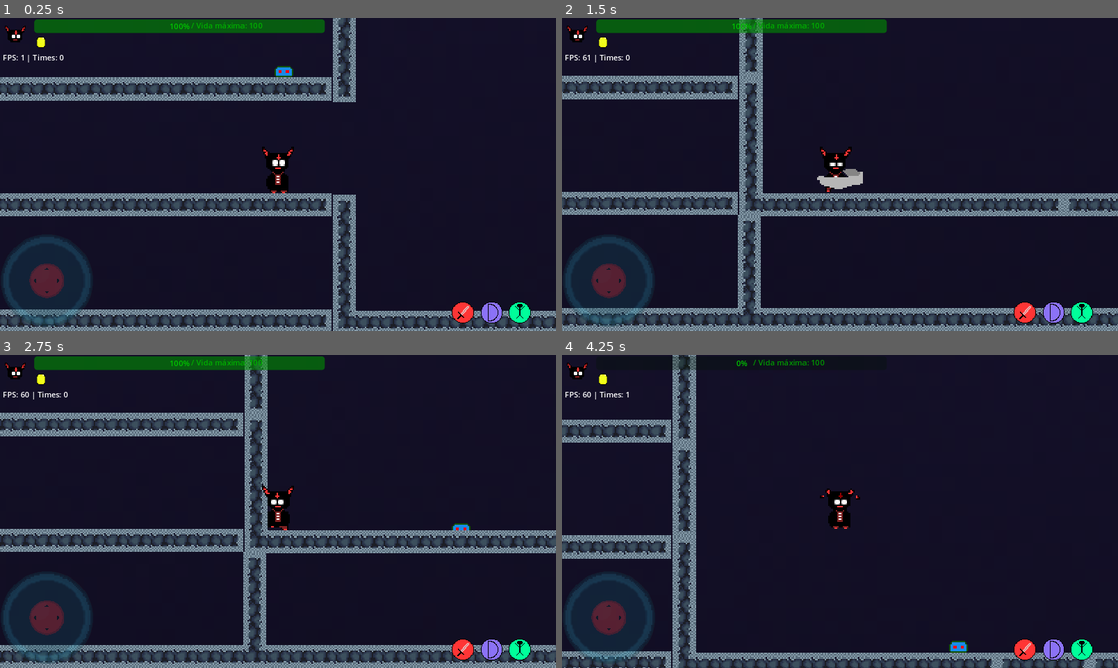
Above: before the commit, frames 1-4 (two rows, left to right).
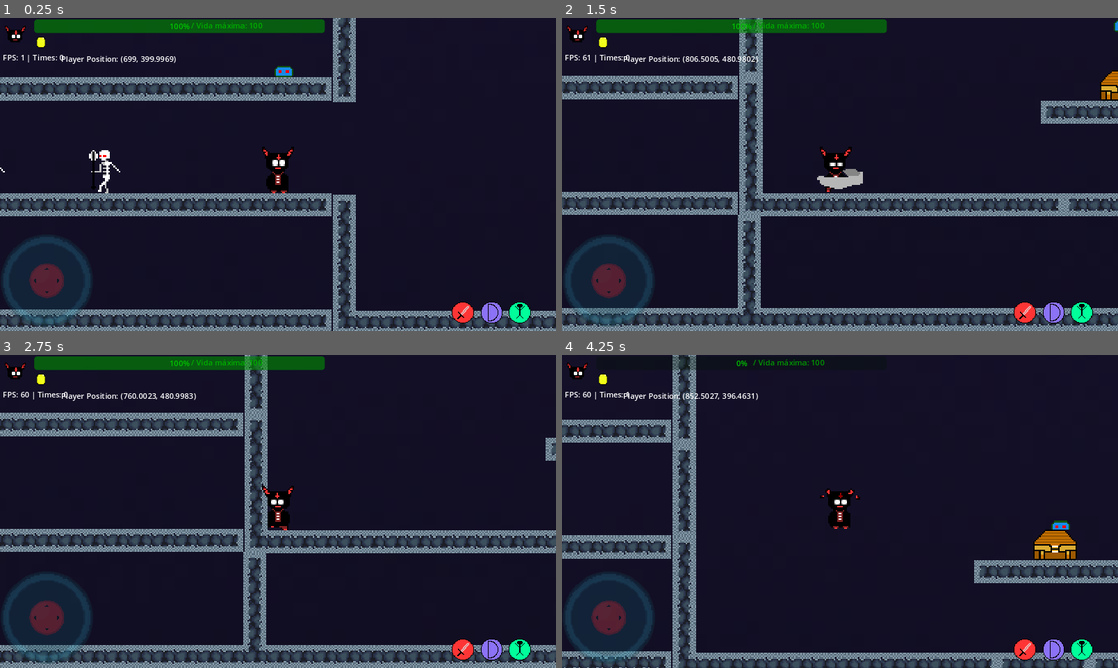
Above: after the commit, the same moments.

Repository: joaomoraski/proj-dev-jogos
Game: Godot game, scene res://world.tscn
Same seed, same stepped clock (60 frames per second), same inputs: the game is played once before the commit and once after it.
Inputs (mouse positions are in pixels of both pictures, inside the frame that each line leads up to):
- Up to frame 1 (0.25 s): no input
- Up to frame 2 (1.5 s): move the mouse to (962, 158) at 0.52 s; hold Right (ui_right) 0.53-1.25 s; tap 1 (Attack) at 0.6 s; click (962, 158) at 0.67 s; tap Up (ui_up) at 0.77 s; drag from (728, 190) to (867, 174) at 1.27 s
- Up to frame 3 (2.75 s): move the mouse to (333, 442) at 2.02 s; hold Left (ui_left) from 2.03 s (still down); tap Shift (dash) at 2.1 s; tap 1 (Attack) at 2.3 s
- Up to frame 4 (4.25 s): release Left (ui_left) at 2.75 s; drag from (812, 574) to (895, 370) at 2.77 s; move the mouse to (1006, 558) at 3.52 s; hold Right (ui_right) from 3.53 s (still down); tap 8 (hard) at 3.6 s; tap Up (ui_up) at 3.77 s; tap 1 (Attack) at 3.8 s; tap F1 (die) at 4.15 s

The runs differ from the first frame. In frame 1, 0.4% of the frame differs, in the area x 0-32%, y 12-56%; in frame 2, 1.4%; in frame 3, 0.4%; in frame 4, 2.8%, in the area x 11-100%, y 12-96%.

Commit message:
adicionando e modificando o script do esqueleto, criando o bau e adicionando e em lhorando o codigo da sala

Diff:
--- a/souls-of-the-hollow/Enemies/Skeleton/skeleton.gd
+++ b/souls-of-the-hollow/Enemies/Skeleton/skeleton.gd
@@ -6,15 +6,16 @@
 enum SkeletonStates {MOVE, ATTACK, DEAD, HURT} # Array padrao, 0, 1, 2, 3 , HURT, DEAD
 var CurrentState = SkeletonStates.MOVE # Estado atual do personagem
 
-
-var speed = 28
-const BASE_HEALTH = 180
-const BASE_DAMAGE = 25
+var speed = 20
+const BASE_HEALTH = 100
+const BASE_DAMAGE = 10
 var _is_moving_left: bool = true
 var _can_attack: bool = true
 var _can_move: bool = true
 var cooldown_time: float = 1.5  # Tempo de cooldown em segundos
 var cooldown_timer: float = 0.0  # Temporizador para controlar o cooldown
+var is_from_spawner: bool = false
+signal die_on_spawner
 
 var health = 180
 var damage = 25
@@ -35,15 +36,24 @@
 	_player = player
 
 func setup():
+#	var prob_black_slime = 40 # %
 	set_player(game_controller._player)
 	var times = game_controller.times_finished
+	var multiplier = 0.05 * times
 	if times:
-		var multiplier = 0.05 * times
 		health += BASE_HEALTH * multiplier
 		damage += BASE_DAMAGE * multiplier
 		game_controller.setup_enemy_damage("Skeleton", damage)
+#	if game_controller.actual_stage > 1 and randf_range(0,100) < prob_black_slime:
+#		health += (25 * (multiplier if multiplier else 1))
+#		damage += (7 * (multiplier if multiplier else 1))
+#		$AttackBox.remove_from_group("Slime")
+#		$AttackBox.add_to_group("BlackSlime")
+#		$Sprite2D.modulate = Color(1, 0, 0, 1)
+#		game_controller.setup_enemy_damage("BlackSlime", damage)
 
 func _physics_process(delta):
+	# Logica para ele nao ficar preso na mesma posição caso algo o trave
 	if anterior_position == position and not player_is_on_area and CurrentState != SkeletonStates.ATTACK:
 		invert_moving()
 	anterior_position = position
@@ -66,6 +76,9 @@
 		$CollisionShape2D.disabled = true
 		$Hitbox/CollisionShape2D.disabled = true
 		await $AnimationPlayer.animation_finished
+		if is_from_spawner:
+			emit_signal("die_on_spawner")
+			is_from_spawner = false
 		queue_free()
 
 func attack_logic(delta):
@@ -86,19 +99,26 @@
 func _get_direction():
 	return Vector2(randf_range(-1, 1), -randf()) * 16
 
-# Esquerda -1
-# direita 1
 func Move():
-	if player_is_on_area and position.distance_to(_player.position) <= 15.0 and _can_attack:
+	if is_on_floor() and $AnimationPlayer.current_animation != "Attack":
+		if velocity.x == 0.0:
+			$AnimationPlayer.play("Idle")
+		else:
+			$AnimationPlayer.play("Walk")
+
+	if player_is_on_area and get_global_position().distance_to(_player.get_global_position()) <= 15.0 and _can_attack:
 		$AnimationPlayer.play("Attack")
 		cooldown_timer = cooldown_time
+		CurrentState = SkeletonStates.ATTACK
 
 	if $AnimationPlayer.current_animation == "Attack":
 		return
-	velocity.x = -speed if _is_moving_left else speed
+	velocity.x = speed if _is_moving_left else -speed
 	detect_turn_around()
 
 func invert_moving():
+	if CurrentState != SkeletonStates.MOVE:
+		return
 	_is_moving_left = !_is_moving_left
 	scale.x = -scale.x
 #
@@ -108,26 +128,24 @@
 		$Hitbox.monitoring = false
 		cooldown_timer = cooldown_time
 		health -= game_controller.player_damage
-		velocity = Vector2((speed*-1) * 2,-200)
 		game_controller.get_camera().shake_camera(3, 0.3)
 		popup(str(game_controller.player_damage))
-	if area.name == "PresenceCollision":
-		invert_moving()
 
 func _on_vision_box_body_entered(body):
 	if body.name == "Player":
 		player_is_on_area = true
-		var direction_to_player = position.direction_to(body.position)
+		var direction_to_player = get_global_position().direction_to(body.get_global_position())
 		# Obtém o ângulo entre a direção atual do inimigo e a direção para o jogador
 		var direction = Vector2(cos(rotation), sin(rotation))
 		var angle_difference = direction.angle_to(direction_to_player)
 		# Define um limiar de ângulo (por exemplo, 90 graus)
 		var limiar_angular = deg_to_rad(90)
 		# Verifica se o jogador está atrás do inimigo
+		print(abs(angle_difference), " ", limiar_angular)
 		if abs(angle_difference) > limiar_angular:
 			# O jogador está atrás do inimigo
 			invert_moving()
-	if body.is_in_group("breakables") or body.is_in_group("chests"):
+	if body.is_in_group("breakables") or body.is_in_group("chests") or body.is_in_group("enemies"):
 		invert_moving()
 
 func _on_vision_box_body_exited(body):
@@ -139,4 +157,4 @@
 		invert_moving()
 
 func on_attack_animation_finished():
-	$AnimationPlayer.play("Idle")
+	CurrentState = SkeletonStates.MOVE
--- a/souls-of-the-hollow/Enemies/Skeleton/skeleton.tscn
+++ b/souls-of-the-hollow/Enemies/Skeleton/skeleton.tscn
@@ -1,10 +1,11 @@
-[gd_scene load_steps=13 format=3 uid="uid://db3ed67yuqiet"]
+[gd_scene load_steps=14 format=3 uid="uid://db3ed67yuqiet"]
 
 [ext_resource type="Texture2D" uid="uid://b4oxctvj78lx6" path="res://Enemies/Skeleton/Skeleton.png" id="1_b8gxa"]
 [ext_resource type="Script" path="res://Enemies/Skeleton/skeleton.gd" id="1_gsyls"]
+[ext_resource type="PackedScene" uid="uid://bwdkf3dk1c25m" path="res://UI/floating_numbers.tscn" id="2_oj27p"]
 
 [sub_resource type="RectangleShape2D" id="RectangleShape2D_fgsqb"]
-size = Vector2(10, 31)
+size = Vector2(10, 30)
 
 [sub_resource type="Animation" id="Animation_ghutq"]
 resource_name = "Attack"
@@ -55,7 +56,33 @@
 "times": PackedFloat32Array(0, 0.2, 0.4, 0.6, 0.8, 1, 1.2, 1.4, 1.6, 1.8),
 "transitions": PackedFloat32Array(1, 1, 1, 1, 1, 1, 1, 1, 1, 1),
 "update": 0,
-"values": [Vector2(-7.75, -13), Vector2(-10.75, -9.5), Vector2(-10.875, -5.25), Vector2(-12.0625, 3.125), Vector2(-11.0312, 7.5), Vector2(10.9844, 14.25), Vector2(11.4844, 10.25), Vector2(12.7422, 1.875), Vector2(13, -11.5), Vector2(-8, -13)]
+"values": [Vector2(8, -13), Vector2(13, -10), Vector2(15, -5), Vector2(12.062, 3.125), Vector2(11.031, 7.5), Vector2(-10.984, 14.25), Vector2(-11.484, 10.25), Vector2(-12.742, 1.875), Vector2(-13, -11.5), Vector2(8, -13)]
+}
+tracks/4/type = "value"
+tracks/4/imported = false
+tracks/4/enabled = true
+tracks/4/path = NodePath("AttackBox:monitorable")
+tracks/4/interp = 1
+tracks/4/loop_wrap = true
+tracks/4/keys = {
+"times": PackedFloat32Array(0.2, 0.4, 0.6, 0.8, 1, 1.2, 1.4, 1.6, 1.8),
+"transitions": PackedFloat32Array(1, 1, 1, 1, 1, 1, 1, 1, 1),
+"update": 1,
+"values": [true, true, true, true, true, true, true, true, false]
+}
+tracks/5/type = "method"
+tracks/5/imported = false
+tracks/5/enabled = true
+tracks/5/path = NodePath(".")
+tracks/5/interp = 1
+tracks/5/loop_wrap = true
+tracks/5/keys = {
+"times": PackedFloat32Array(2),
+"transitions": PackedFloat32Array(1),
+"values": [{
+"args": [],
+"method": &"on_attack_animation_finished"
+}]
 }
 
 [sub_resource type="Animation" id="Animation_2gemg"]
@@ -71,6 +98,18 @@
 "transitions": PackedFloat32Array(1, 1, 1, 1, 1, 1),
 "update": 1,
 "values": [8, 9, 10, 11, 12, 13]
+}
+tracks/1/type = "value"
+tracks/1/imported = false
+tracks/1/enabled = true
+tracks/1/path = NodePath("AttackBox/CollisionShape2D:disabled")
+tracks/1/interp = 1
+tracks/1/loop_wrap = true
+tracks/1/keys = {
+"times": PackedFloat32Array(0),
+"transitions": PackedFloat32Array(1),
+"update": 1,
+"values": [true]
 }
 
 [sub_resource type="Animation" id="Animation_ax340"]
@@ -88,6 +127,42 @@
 "transitions": PackedFloat32Array(1, 1, 1),
 "update": 1,
 "values": [0, 1, 2]
+}
+tracks/1/type = "value"
+tracks/1/imported = false
+tracks/1/enabled = true
+tracks/1/path = NodePath("AttackBox/CollisionShape2D:disabled")
+tracks/1/interp = 1
+tracks/1/loop_wrap = true
+tracks/1/keys = {
+"times": PackedFloat32Array(0),
+"transitions": PackedFloat32Array(1),
+"update": 1,
+"values": [true]
+}
+tracks/2/type = "value"
+tracks/2/imported = false
+tracks/2/enabled = true
+tracks/2/path = NodePath("AttackBox/CollisionShape2D:shape:size")
+tracks/2/interp = 1
+tracks/2/loop_wrap = true
+tracks/2/keys = {
+"times": PackedFloat32Array(0),
+"transitions": PackedFloat32Array(1),
+"update": 0,
+"values": [Vector2(6, 8)]
+}
+tracks/3/type = "value"
+tracks/3/imported = false
+tracks/3/enabled = true
+tracks/3/path = NodePath("AttackBox/CollisionShape2D:position")
+tracks/3/interp = 1
+tracks/3/loop_wrap = true
+tracks/3/keys = {
+"times": PackedFloat32Array(0),
+"transitions": PackedFloat32Array(1),
+"update": 0,
+"values": [Vector2(8, -6)]
 }
 
 [sub_resource type="Animation" id="Animation_tatw6"]
@@ -140,6 +215,18 @@
 "update": 0,
 "values": [Vector2(-10.75, -9.5)]
 }
+tracks/4/type = "value"
+tracks/4/imported = false
+tracks/4/enabled = true
+tracks/4/path = NodePath("AttackBox:monitorable")
+tracks/4/interp = 1
+tracks/4/loop_wrap = true
+tracks/4/keys = {
+"times": PackedFloat32Array(0),
+"transitions": PackedFloat32Array(1),
+"update": 1,
+"values": [true]
+}
 
 [sub_resource type="Animation" id="Animation_087kn"]
 resource_name = "Walk"
@@ -154,6 +241,18 @@
 "transitions": PackedFloat32Array(1, 1, 1, 1, 1),
 "update": 1,
 "values": [3, 4, 5, 6, 7]
+}
+tracks/1/type = "value"
+tracks/1/imported = false
+tracks/1/enabled = true
+tracks/1/path = NodePath("AttackBox/CollisionShape2D:disabled")
+tracks/1/interp = 1
+tracks/1/loop_wrap = true
+tracks/1/keys = {
+"times": PackedFloat32Array(0),
+"transitions": PackedFloat32Array(1),
+"update": 1,
+"values": [true]
 }
 
 [sub_resource type="AnimationLibrary" id="AnimationLibrary_r14r1"]
@@ -166,7 +265,7 @@
 }
 
 [sub_resource type="RectangleShape2D" id="RectangleShape2D_ofpdy"]
-size = Vector2(14, 32)
+size = Vector2(10, 30)
 
 [sub_resource type="CircleShape2D" id="CircleShape2D_7hwn0"]
 radius = 32.0624
@@ -176,9 +275,10 @@
 
 [node name="Skeleton" type="CharacterBody2D" groups=["enemies"]]
 script = ExtResource("1_gsyls")
+damage_node = ExtResource("2_oj27p")
 
 [node name="CollisionShape2D" type="CollisionShape2D" parent="."]
-position = Vector2(1, 4.5)
+position = Vector2(0, 4)
 shape = SubResource("RectangleShape2D_fgsqb")
 debug_color = Color(0, 0, 0, 0.419608)
 
@@ -195,13 +295,15 @@
 }
 
 [node name="Hitbox" type="Area2D" parent="."]
+collision_mask = 9
 
 [node name="CollisionShape2D" type="CollisionShape2D" parent="Hitbox"]
-position = Vector2(1, 4)
+position = Vector2(0, 4)
 shape = SubResource("RectangleShape2D_ofpdy")
 debug_color = Color(0.956863, 0, 0.533333, 0.419608)
 
 [node name="VisionBox" type="Area2D" parent="."]
+monitorable = false
 
 [node name="CollisionShape2D" type="CollisionShape2D" parent="VisionBox" groups=["enemies"]]
 shape = SubResource("CircleShape2D_7hwn0")
@@ -214,7 +316,7 @@
 debug_color = Color(0.160784, 0.643137, 0, 0.419608)
 
 [node name="RayCast2D" type="RayCast2D" parent="."]
-position = Vector2(-7, -9)
+position = Vector2(11, -8)
 target_position = Vector2(0, 29)
 
 [connection signal="area_entered" from="Hitbox" to="." method="_on_hitbox_area_entered"]
--- a/souls-of-the-hollow/Enemies/Slime/slime.gd
+++ b/souls-of-the-hollow/Enemies/Slime/slime.gd
@@ -101,7 +101,7 @@
 	return Vector2(randf_range(-1, 1), -randf()) * 16
 
 func Move():
-	if player_is_on_area and position.distance_to(_player.position) <= 15.0 and _can_attack:
+	if player_is_on_area and get_global_position().distance_to(_player.get_global_position()) <= 15.0 and _can_attack:
 		$AnimationPlayer.play("Attack")
 		cooldown_timer = cooldown_time
 
@@ -126,7 +126,7 @@
 func _on_vision_box_body_entered(body):
 	if body.name == "Player":
 		player_is_on_area = true
-		var direction_to_player = position.direction_to(body.position)
+		var direction_to_player = get_global_position().direction_to(body.get_global_position())
 		# Obtém o ângulo entre a direção atual do inimigo e a direção para o jogador
 		var direction = Vector2(cos(rotation), sin(rotation))
 		var angle_difference = direction.angle_to(direction_to_player)
--- a/souls-of-the-hollow/GameController.gd
+++ b/souls-of-the-hollow/GameController.gd
@@ -22,7 +22,8 @@
 # Default
 var enemies_damage = {
 	"Slime": 10,
-	"BlackSlime": 17
+	"BlackSlime": 17,
+	"skeletonAttack": 25
 }
 # PRIVATE METHODS
 ############################################
--- a/souls-of-the-hollow/Maps/01/map_01.tscn
+++ b/souls-of-the-hollow/Maps/01/map_01.tscn
@@ -1,10 +1,11 @@
-[gd_scene load_steps=10 format=3 uid="uid://cqvyouxaljbow"]
+[gd_scene load_steps=11 format=3 uid="uid://cqvyouxaljbow"]
 
 [ext_resource type="Texture2D" uid="uid://ba3oowpbfc84f" path="res://Maps/Background/FirstMap/bg1.png" id="1_td28w"]
 [ext_resource type="Texture2D" uid="uid://c8om0c18mbcye" path="res://Maps/01/Primera Fase Tileset.png" id="2_tunjd"]
 [ext_resource type="PackedScene" uid="uid://bl2fdhp0vbrhc" path="res://Enemies/Slime/slime.tscn" id="3_h41qr"]
 [ext_resource type="PackedScene" uid="uid://bdutc403hjyxc" path="res://Maps/Objects/Crates/crates.tscn" id="4_ygg7r"]
 [ext_resource type="PackedScene" uid="uid://duhbwb3wyy5qm" path="res://Maps/exit_door.tscn" id="5_kkk8h"]
+[ext_resource type="PackedScene" uid="uid://db3ed67yuqiet" path="res://Enemies/Skeleton/skeleton.tscn" id="5_pqh43"]
 [ext_resource type="PackedScene" uid="uid://bkvcc2xwljlla" path="res://Maps/Objects/Rooms/treasure_room_tile_01.tscn" id="6_1hgo1"]
 
 [sub_resource type="TileSetAtlasSource" id="TileSetAtlasSource_wd4vp"]
@@ -484,6 +485,7 @@
 [sub_resource type="TileSetScenesCollectionSource" id="TileSetScenesCollectionSource_32gmu"]
 scenes/1/scene = ExtResource("3_h41qr")
 scenes/2/scene = ExtResource("4_ygg7r")
+scenes/4/scene = ExtResource("5_pqh43")
 
 [sub_resource type="TileSet" id="TileSet_kkrsb"]
 physics_layer_0/collision_layer = 524929
@@ -508,7 +510,7 @@
 [node name="FirstMap" type="TileMap" parent="."]
 tile_set = SubResource("TileSet_kkrsb")
 format = 2
-layer_0/tile_data = PackedInt32Array(3866623, 0, 2, 3801087, …(41824 unchanged characters)… 3, 1703980, 65536, 3, 1703981, 131072, 3)
+layer_0/tile_data = PackedInt32Array(3866623, 0, 2, 3801087, …(41824 unchanged characters)… 3, 1703980, 65536, 3, 1703981, 131072, 3, 1572895, 1, 262144, 1572900, 1, 262144)
 
 [node name="ExitDoor" parent="." instance=ExtResource("5_kkk8h")]
 position = Vector2(2275, 140)
@@ -516,3 +518,4 @@
 [node name="TreasureRoomTile01" parent="." instance=ExtResource("6_1hgo1")]
 position = Vector2(737, 273)
 enemy_scene = ExtResource("3_h41qr")
+enemies_total = 1
--- /dev/null
+++ b/souls-of-the-hollow/Maps/Objects/Chest/chest.gd
@@ -0,0 +1,11 @@
+extends StaticBody2D
+
+
+# Called when the node enters the scene tree for the first time.
+func _ready():
+	pass # Replace with function body.
+
+
+# Called every frame. 'delta' is the elapsed time since the previous frame.
+func _process(delta):
+	pass
--- a/souls-of-the-hollow/Maps/Objects/Chest/chest.tscn
+++ b/souls-of-the-hollow/Maps/Objects/Chest/chest.tscn
@@ -1,14 +1,51 @@
-[gd_scene load_steps=2 format=3 uid="uid://vanivefrs1kk"]
+[gd_scene load_steps=8 format=3 uid="uid://dfsvncdotj1qm"]
 
-[sub_resource type="CircleShape2D" id="CircleShape2D_hscwn"]
+[ext_resource type="Texture2D" uid="uid://5jqeqdhvntmc" path="res://Maps/Objects/Chest/Chest.png" id="1_5i7nm"]
+[ext_resource type="Script" path="res://Maps/Objects/Chest/chest.gd" id="1_i8krp"]
 
-[node name="Chest" type="Node2D"]
+[sub_resource type="Animation" id="Animation_06bo8"]
+resource_name = "Open"
+
+[sub_resource type="AnimationLibrary" id="AnimationLibrary_ewlh2"]
+_data = {
+"Open": SubResource("Animation_06bo8")
+}
+
+[sub_resource type="RectangleShape2D" id="RectangleShape2D_c41jf"]
+size = Vector2(30, 21)
+
+[sub_resource type="CircleShape2D" id="CircleShape2D_0wo1v"]
+radius = 25.0
+
+[sub_resource type="RectangleShape2D" id="RectangleShape2D_v5if5"]
+size = Vector2(122, 36)
+
+[node name="Chest" type="StaticBody2D"]
+position = Vector2(0, -8)
+script = ExtResource("1_i8krp")
 
 [node name="Sprite2D" type="Sprite2D" parent="."]
+texture = ExtResource("1_5i7nm")
+hframes = 2
+vframes = 2
 
 [node name="AnimationPlayer" type="AnimationPlayer" parent="."]
+libraries = {
+"": SubResource("AnimationLibrary_ewlh2")
+}
 
-[node name="Area2D" type="Area2D" parent="."]
+[node name="CollisionShape2D" type="CollisionShape2D" parent="."]
+position = Vector2(0, 5.5)
+shape = SubResource("RectangleShape2D_c41jf")
 
-[node name="CollisionShape2D" type="CollisionShape2D" parent="Area2D"]
-shape = SubResource("CircleShape2D_hscwn")
+[node name="OpenArea" type="Area2D" parent="."]
+
+[node name="CollisionShape2D" type="CollisionShape2D" parent="OpenArea"]
+shape = SubResource("CircleShape2D_0wo1v")
+
+[node name="ItemDropsArea" type="Area2D" parent="."]
+
+[node name="CollisionShape2D" type="CollisionShape2D" parent="ItemDropsArea"]
+position = Vector2(0, -2)
+shape = SubResource("RectangleShape2D_v5if5")
+debug_color = Color(0.976471, 0, 0.415686, 0.419608)
--- a/souls-of-the-hollow/Maps/Objects/Crates/crates.tscn
+++ b/souls-of-the-hollow/Maps/Objects/Crates/crates.tscn
@@ -84,7 +84,7 @@
 [sub_resource type="RectangleShape2D" id="RectangleShape2D_mc53g"]
 size = Vector2(17.3333, 17.3333)
 
-[node name="Chest" type="StaticBody2D" groups=["breakables"]]
+[node name="Crates" type="StaticBody2D" groups=["breakables"]]
 light_mask = 17
 visibility_layer = 8
 collision_layer = 129
--- a/souls-of-the-hollow/Maps/Objects/Rooms/treasure_room_tile_01.gd
+++ b/souls-of-the-hollow/Maps/Objects/Rooms/treasure_room_tile_01.gd
@@ -61,7 +61,7 @@
 
 func _on_door_body_entered(body: Node2D) -> void:
 	if body.name == "Player":
-		await get_tree().create_timer(0.5).timeout
+		await get_tree().create_timer(0.2).timeout
 		if $WallAndDoors.is_layer_enabled(1):
 			return
 		for i in range(1,5):
--- a/souls-of-the-hollow/Maps/Objects/Rooms/treasure_room_tile_01.tscn
+++ b/souls-of-the-hollow/Maps/Objects/Rooms/treasure_room_tile_01.tscn
@@ -1,7 +1,8 @@
-[gd_scene load_steps=12 format=3 uid="uid://bkvcc2xwljlla"]
+[gd_scene load_steps=14 format=3 uid="uid://bkvcc2xwljlla"]
 
 [ext_resource type="Texture2D" uid="uid://c8om0c18mbcye" path="res://Maps/01/Primera Fase Tileset.png" id="1_0gwiu"]
 [ext_resource type="Script" path="res://Maps/Objects/Rooms/treasure_room_tile_01.gd" id="1_1n4gx"]
+[ext_resource type="PackedScene" uid="uid://dfsvncdotj1qm" path="res://Maps/Objects/Chest/chest.tscn" id="3_1yfr2"]
 
 [sub_resource type="TileSetAtlasSource" id="TileSetAtlasSource_5fn82"]
 texture = ExtResource("1_0gwiu")
@@ -476,6 +477,9 @@
 8:4/0/terrains_peering_bit/left_side = 0
 8:4/0/terrains_peering_bit/top_side = 0
 
+[sub_resource type="TileSetScenesCollectionSource" id="TileSetScenesCollectionSource_2joup"]
+scenes/2/scene = ExtResource("3_1yfr2")
+
 [sub_resource type="TileSet" id="TileSet_jn21f"]
 physics_layer_0/collision_layer = 129
 physics_layer_0/collision_mask = 129
@@ -483,6 +487,7 @@
 terrain_set_0/terrain_0/name = "Terrain 0"
 terrain_set_0/terrain_0/color = Color(0.705882, 0, 0.337255, 1)
 sources/0 = SubResource("TileSetAtlasSource_5fn82")
+sources/1 = SubResource("TileSetScenesCollectionSource_2joup")
 
 [sub_resource type="RectangleShape2D" id="RectangleShape2D_r4nqx"]
 size = Vector2(68.5, 98)
@@ -541,6 +546,13 @@
 layer_4/y_sort_origin = 0
 layer_4/z_index = 0
 layer_4/tile_data = PackedInt32Array(917518, 0, 3, 917519, 65536, 3, 917520, 65536, 3, 917521, 131072, 3)
+layer_5/name = "Chest"
+layer_5/enabled = true
+layer_5/modulate = Color(1, 1, 1, 1)
+layer_5/y_sort_enabled = false
+layer_5/y_sort_origin = 0
+layer_5/z_index = 0
+layer_5/tile_data = PackedInt32Array(655373, 0, 3, 655374, 65536, 3, 655375, 65536, 3, 655376, 65536, 3, 655377, 65536, 3, 655378, 65536, 3, 655379, 131072, 3, 589840, 1, 131072)
 
 [node name="Entries" type="Node2D" parent="."]
 
--- a/souls-of-the-hollow/Player/player.gd
+++ b/souls-of-the-hollow/Player/player.gd
@@ -162,7 +162,7 @@
 		isAttacking = false
 
 func _on_hitbox_area_entered(area: Area2D):
-	if area.get_parent().is_in_group("enemies"):
+	if area.get_parent().is_in_group("enemies") and area.get_groups().size() > 0:
 		var enemyDamage = area.get_groups()[0]
 		game_controller.player_health -= game_controller.enemies_damage[enemyDamage]
 		game_controller.get_camera().shake_camera(3, 0.3)
--- a/souls-of-the-hollow/Player/player.tscn
+++ b/souls-of-the-hollow/Player/player.tscn
@@ -239,7 +239,7 @@
 size = Vector2(16, 30)
 
 [sub_resource type="RectangleShape2D" id="RectangleShape2D_x0ynk"]
-size = Vector2(18, 27)
+size = Vector2(16, 27)
 
 [sub_resource type="Animation" id="Animation_q7qx5"]
 resource_name = "Attack"
--- /dev/null
+++ b/souls-of-the-hollow/UI/Label.gd
@@ -0,0 +1,6 @@
+class_name LabelPosition
+extends Label
+
+# Called every frame. 'delta' is the elapsed time since the previous frame.
+func _process(_delta):
+	text = "Player Position: " + str(game_controller._player.position)
--- a/souls-of-the-hollow/UI/principal_ui.tscn
+++ b/souls-of-the-hollow/UI/principal_ui.tscn
@@ -10,6 +10,7 @@
 [ext_resource type="Texture2D" uid="uid://dx2ttomv2wi7e" path="res://Player/PersonagemPrincipalCabeca.png" id="8_y5h0r"]
 [ext_resource type="Texture2D" uid="uid://b4rnfl3irsv2q" path="res://UI/CoinsIcon.png" id="9_4wfuk"]
 [ext_resource type="Script" path="res://UI/ProgressBar.gd" id="10_3ecej"]
+[ext_resource type="Script" path="res://UI/Label.gd" id="11_7o5rv"]
 
 [node name="PrincipalUI" type="CanvasLayer"]
 
@@ -79,4 +80,12 @@
 offset_bottom = 30.0
 script = ExtResource("10_3ecej")
 
+[node name="Label" type="Label" parent="."]
+offset_left = 126.0
+offset_top = 73.0
+offset_right = 166.0
+offset_bottom = 96.0
+text = "player position: "
+script = ExtResource("11_7o5rv")
+
 [connection signal="pressed" from="ButtonFullscreen" to="ButtonFullscreen" method="_on_pressed"]
Binary file changed: souls-of-the-hollow/Enemies/FireSkeleton/FireSkeleton.png
Binary file changed: souls-of-the-hollow/Enemies/Skeleton/Skeleton.png
Binary file added: souls-of-the-hollow/Maps/Objects/Chest/Chest.png
Not shown, added: souls-of-the-hollow/Maps/Objects/Chest/Chest.png.import
Not shown: 1 places in souls-of-the-hollow/UI/principal_ui.tscn that only renumber resources
Not shown, changed: saves-tileset-piskel/sprites/inimigos/skeleton/FireSkeleton.piskel
Not shown, changed: saves-tileset-piskel/sprites/inimigos/skeleton/FireSkeleton.png
Not shown, changed: saves-tileset-piskel/sprites/inimigos/skeleton/Skeleton.piskel
Not shown, changed: saves-tileset-piskel/sprites/inimigos/skeleton/Skeleton.png
Not shown, added: saves-tileset-piskel/world/chest/Chest.piskel
Not shown, added: saves-tileset-piskel/world/chest/Chest.png
